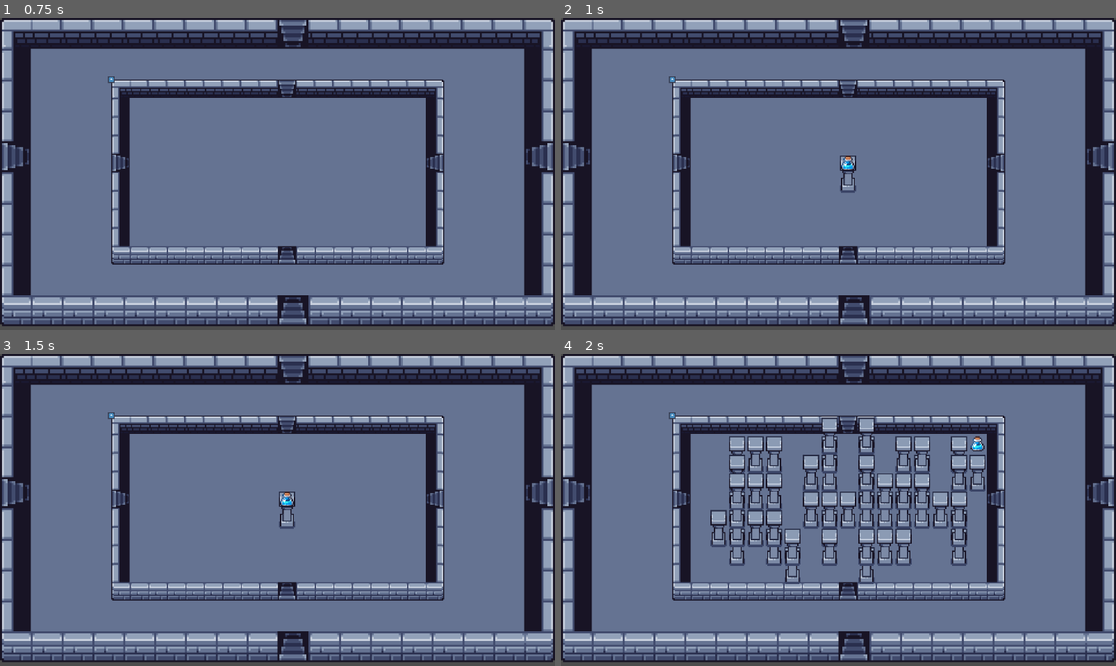
Above: before the commit, frames 1-4 (two rows, left to right).
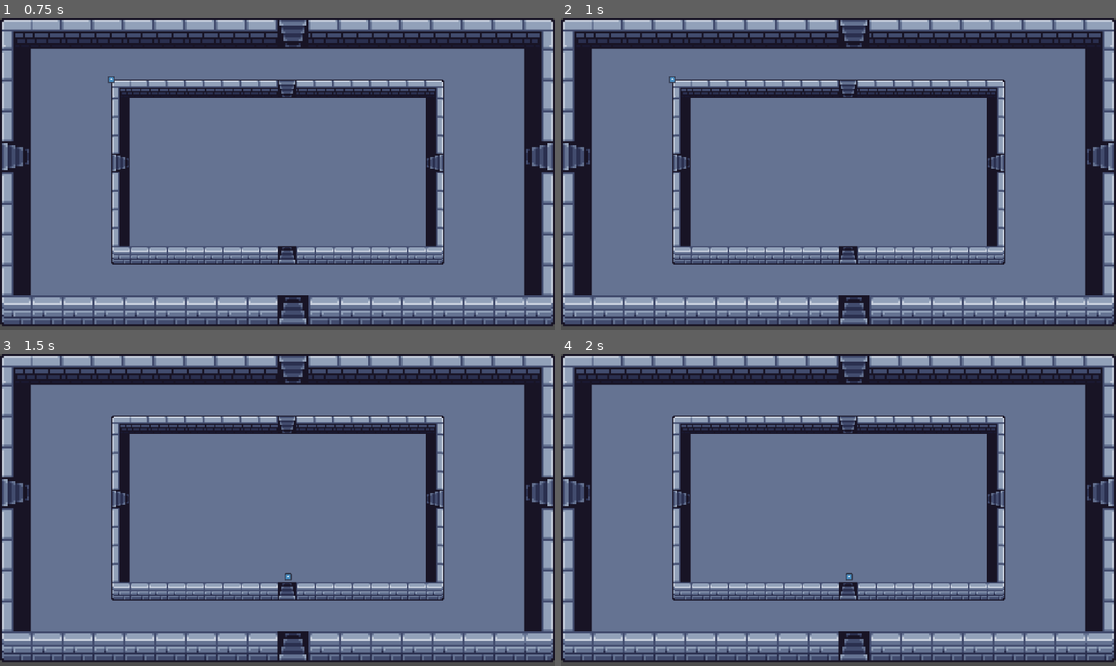
Above: after the commit, the same moments.

Repository: bnjmntmm/play_dungeon_crawler
Game: Godot game, scene res://scenes/gallery/gallery.tscn
Same seed, same stepped clock (60 frames per second), same inputs: the game is played once before the commit and once after it. The project has no main scene, so this scene is started directly. The engine's default icon, where the game draws it, is replaced by a stand-in: a white triangle on a blue panel in a dark square.
Inputs:
- Up to frame 1 (0.75 s): tap Enter (ui_accept) at 0.5 s
- Up to frame 2 (1 s): tap Enter (ui_accept) at 0.77 s
- Up to frame 3 (1.5 s): no input
- Up to frame 4 (2 s): tap Enter (ui_accept) at 1.52 s

Frame 1 is identical in both runs. In frame 2, 0.2% of the frame differs, in the area x 50-54%, y 44-57%; in frame 3, 0.3%; in frame 4, 8.7%, in the area x 19-77%, y 18-74%.

Commit message:
Added dynamic nav mesh building

Diff:
--- a/scenes/level_gen/dynamic_level.gd
+++ b/scenes/level_gen/dynamic_level.gd
@@ -8,6 +8,7 @@
 @export var debug_entry : LevelDoor
 
 @onready var default_start_door: LevelDoor = $LevelExits/LevelDoor3
+@onready var main_level_layer: TileMapLayer = $TileLayers/MainLevelLayer
 @onready var level_objects_tile_layer: TileMapLayer = $TileLayers/LevelObjectsTileLayer
 @onready var player: PlayerCharacter = $Player
 
@@ -34,5 +35,12 @@
 func change_level(level_data: PackedByteArray) -> void:
 	level_objects_tile_layer.clear()
 	level_objects_tile_layer.set_tile_map_data_from_array(level_data)
+	level_objects_tile_layer.update_internals()
+
+	main_level_layer.notify_runtime_tile_data_update()
+	main_level_layer.update_internals()
+	await get_tree().physics_frame
+
 	on_change_level_complete.emit()
+	GameManager.on_room_loaded()
 	pass
--- a/scenes/level_gen/dynamic_level.tscn
+++ b/scenes/level_gen/dynamic_level.tscn
@@ -1,19 +1,32 @@
 [gd_scene format=4 uid="uid://bibqh5ftmac50"]
 
 [ext_resource type="Script" uid="uid://bnjjcwxeu2dd1" path="res://scenes/level_gen/dynamic_level.gd" id="1_ebv8c"]
+[ext_resource type="Resource" uid="uid://hu6tf4its7hj" path="res://custom_data/test_kind3/level/level_test_kind3.tres" id="2_3g0j8"]
 [ext_resource type="PackedScene" uid="uid://b5d5wutgrruw2" path="res://scenes/ui/scene_fader/scene_fader.tscn" id="3_kxjg4"]
 [ext_resource type="TileSet" uid="uid://vdu1ji6k73dm" path="res://assets/resources/tile_sets/placeholder_tileset.tres" id="3_tre45"]
 [ext_resource type="TileSet" uid="uid://bgcdbug7xbr73" path="res://assets/resources/tile_sets/scene_tileset.tres" id="3_u3gwp"]
 [ext_resource type="Script" uid="uid://de3up38p1nh4a" path="res://assets/scripts/debug/tile_map_parser.gd" id="5_m30r8"]
-[ext_resource type="Resource" uid="uid://ceqhm74t7w4pr" path="res://custom_data/test_kind3/level/level_test_kind3.tres" id="6_6xtxa"]
 [ext_resource type="PackedScene" uid="uid://db0lumpc20jpc" path="res://scenes/level_door/level_door.tscn" id="6_m30r8"]
-[ext_resource type="Resource" uid="uid://c3u4ri0gm40eq" path="res://custom_data/test_kind/level/level_test_kind.tres" id="6_wkt00"]
 [ext_resource type="PackedScene" uid="uid://dad5rvg2vb10d" path="res://scenes/player/player.tscn" id="7_wkt00"]
+[ext_resource type="Resource" uid="uid://bxvrh8w58hh7c" path="res://custom_data/test_kind2/animal/animal_test_kind2.tres" id="8_a3nlj"]
+[ext_resource type="Resource" uid="uid://d1axup47vsymc" path="res://custom_data/test_kind2/obstacle/obstacle_test_kind2.tres" id="9_arqpn"]
+
+[sub_resource type="GDScript" id="GDScript_psg4n"]
+script/source = "extends TileMapLayer
+
+func _use_tile_data_runtime_update(coords: Vector2i) -> bool:
+	var level := GameManager.current_level_config
+	return level != null and level.obstacle_resource_data.has(coords)
+
+func _tile_data_runtime_update(_coords: Vector2i, tile_data: TileData) -> void:
+	tile_data.set_navigation_polygon(0, null)
+"
 
 [node name="DynamicLevel" type="Node2D" unique_id=1100624506]
 script = ExtResource("1_ebv8c")
+debug_mode_enabled = true
 debug_switch_level = true
-debug_level = ExtResource("6_wkt00")
+debug_level = ExtResource("2_3g0j8")
 
 [node name="CanvasLayer" type="CanvasLayer" parent="." unique_id=1116835163]
 visible = false
@@ -26,13 +39,18 @@
 scale = Vector2(4, 4)
 tile_map_data = PackedByteArray("AAAAAAAAAAABAAAAAAABAAAAAAACAAAAAAACAAAAAAACAAAAAAADAAAAAAACAAAAAAAEAAAAAAACAAAAAAAFAA …(2800 unchanged characters)…
 tile_set = ExtResource("3_tre45")
+script = SubResource("GDScript_psg4n")
 
 [node name="LevelObjectsTileLayer" type="TileMapLayer" parent="TileLayers" unique_id=1089033190]
 scale = Vector2(4, 4)
 tile_set = ExtResource("3_u3gwp")
 script = ExtResource("5_m30r8")
-dumpData = false
-override_level_config = ExtResource("6_6xtxa")
+dump_data = false
+override_level_config = ExtResource("2_3g0j8")
+add_test_animal = false
+animal_config_to_spawn = ExtResource("8_a3nlj")
+add_test_obstacle = false
+obstacle_config_to_spawn = ExtResource("9_arqpn")
 
 [node name="Player" parent="." unique_id=2108247644 instance=ExtResource("7_wkt00")]
 
